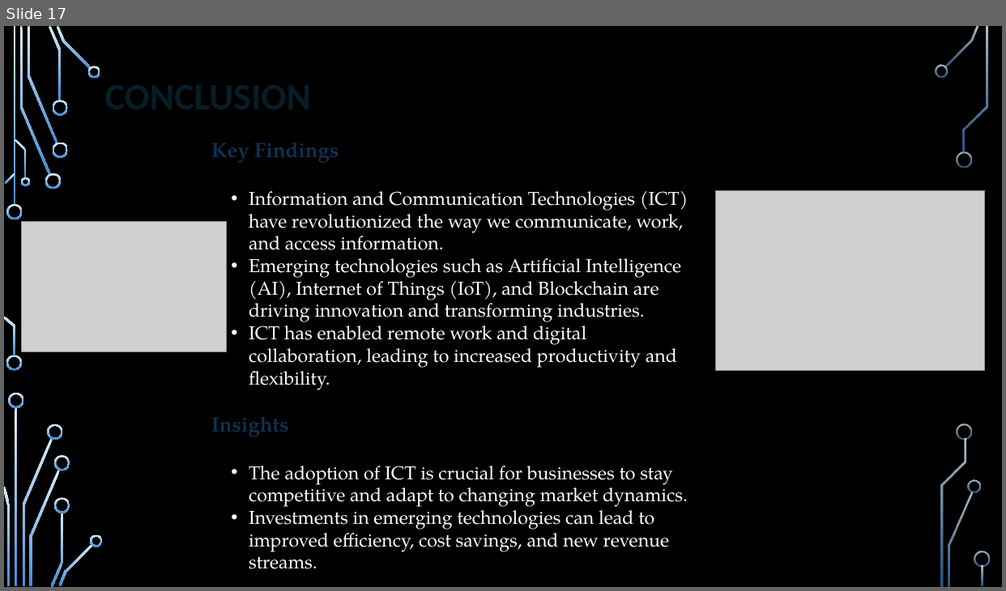
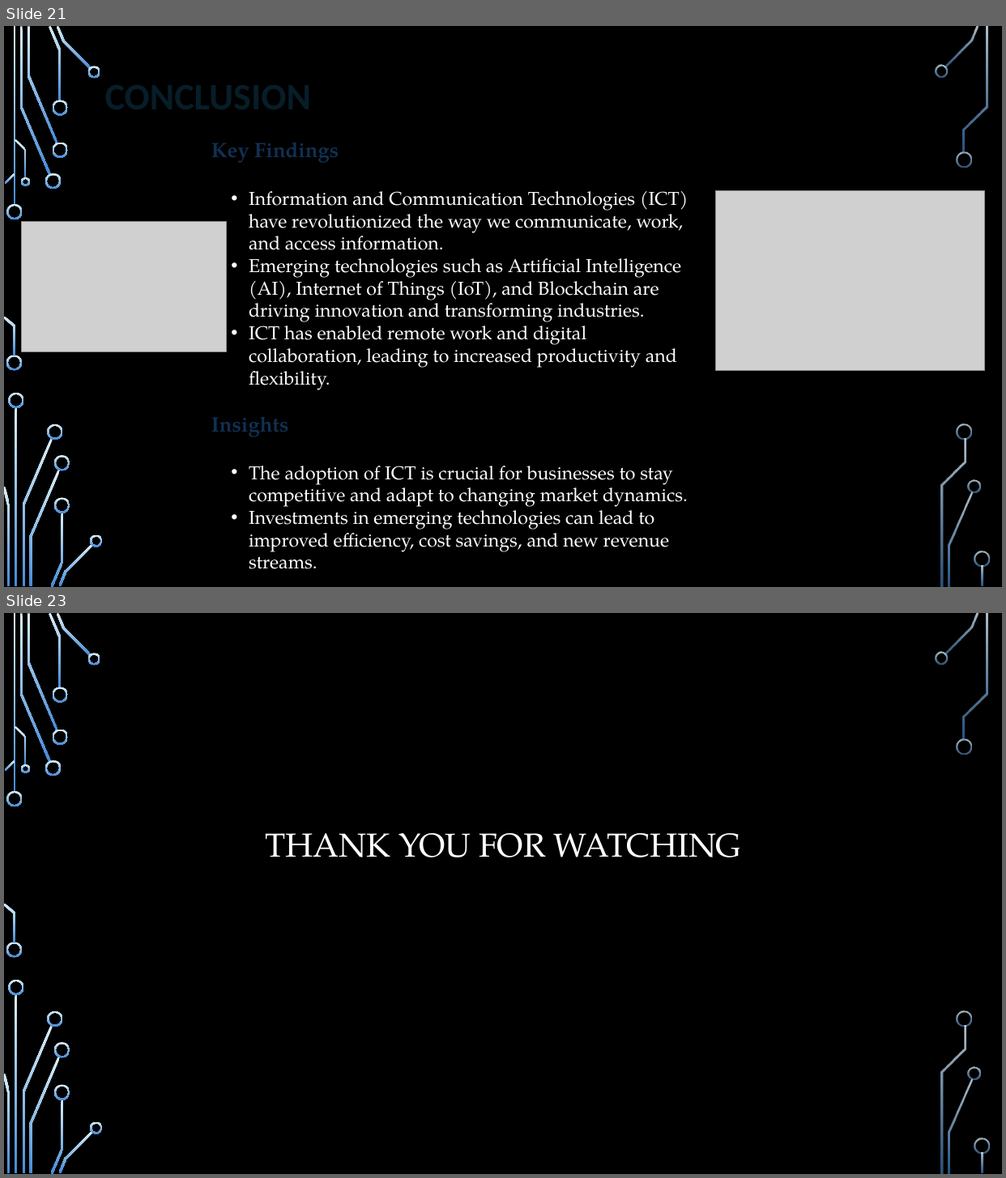
Before and after one commit to mehdi628/exam_tic, a slide deck: TIC (3).pptm. Shown one above the other, each under a label of ours: slide 17 before the commit, slides 21 and 23 after it; the slides between them are not shown. The pictures are 1006x591 and 1006x1178 pixels, drawn with LibreOffice and Linux fonts; fonts in the diff are those of the drawing; grey boxes stand for pictures; background and template pictures are left out. Boxes give left, top, right and bottom in pixels: in the first picture for what was removed or moved away, otherwise in the second. Text is boxed around its words. In the diff, an @@ line names an element or a change of style, - is before the commit and + after.

```diff
--- a/TIC (3).pptm
+++ b/TIC (3).pptm
@@ slide 23 added at <box>4,613,1002,1174</box>, background picture (left out); not listed: 36 template elements that a slide beside it also shows @@
@@ text added at <box>265,833,741,858</box>, 32 pt, text #FFFFFF @@
+THANK YOU FOR WATCHING
@@ what was slide 17 is now slide 21 @@
```
Also in this commit, not shown: 8 slides changed, 5 other slides added.
